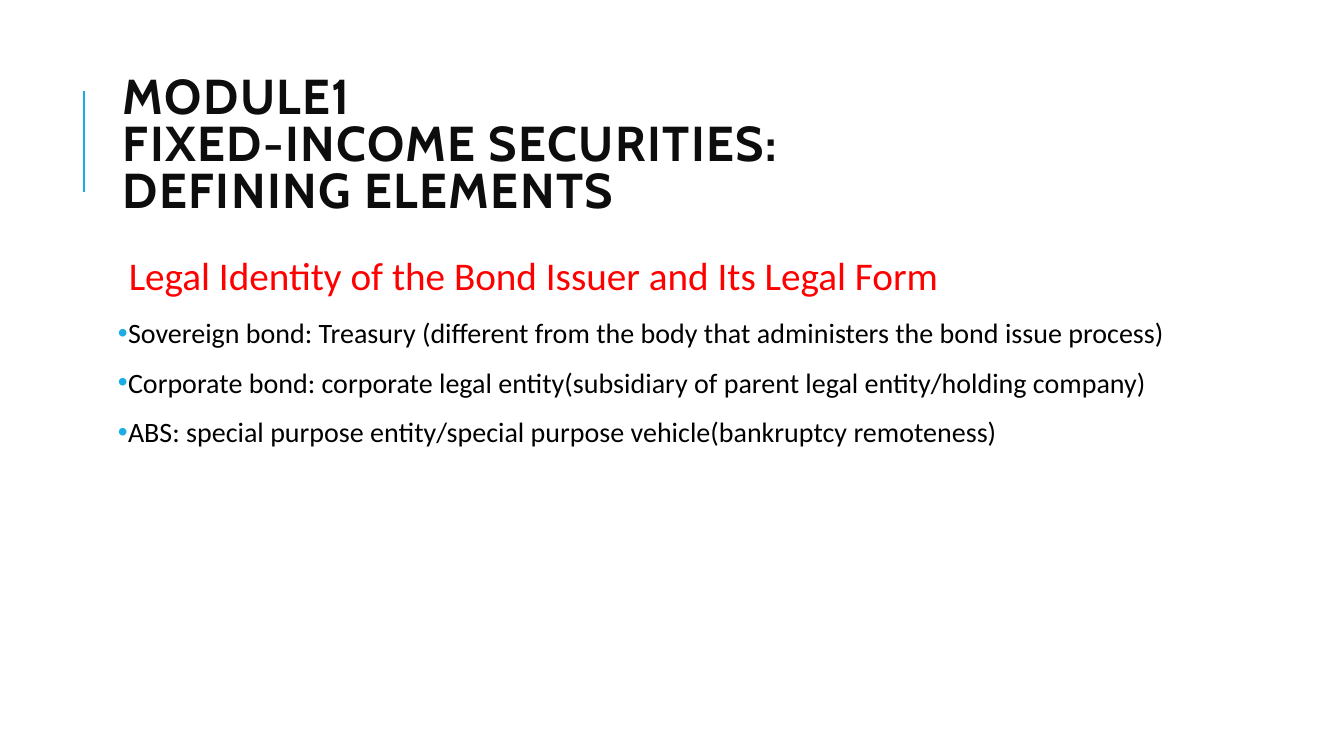
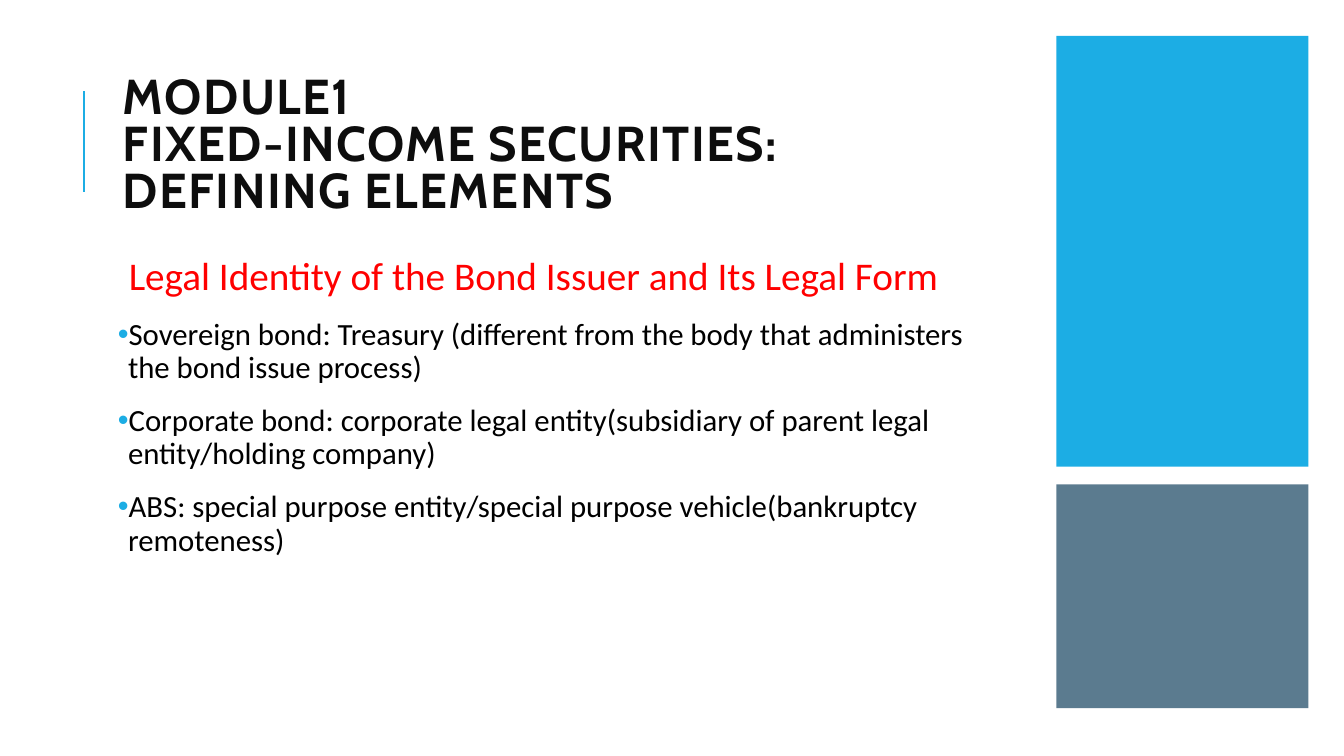
Before and after one commit to Isco0530/data, a slide deck: slide 13 of Fixed Income.pptx. Drawn at 1344x756 pixels with LibreOffice and Linux fonts; fonts in the diff are those of the drawing. Boxes give left, top, right and bottom in pixels: in the first picture for what was removed or moved away, otherwise in the second. Text is boxed around its words. In the diff, an @@ line names an element or a change of style, - is before the commit and + after.

```diff
--- a/Fixed Income.pptx
+++ b/Fixed Income.pptx
@@ rectangle added at (1057, 36, 1309, 467), fill #1CADE4 @@
@@ text at (128, 322, 963, 555): size 20 to 22 pt in "Sovereign bond: Treasury (different from the body ...", "Corporate bond: corporate legal entity(subsidiary of parent ...", "ABS: special purpose entity/special purpose vehicle(bankrupt ..." @@
@@ rectangle added at (1057, 485, 1309, 709), fill #335B74 at 80% opacity @@
```
Also in this commit, not shown: 8 other slides changed.
